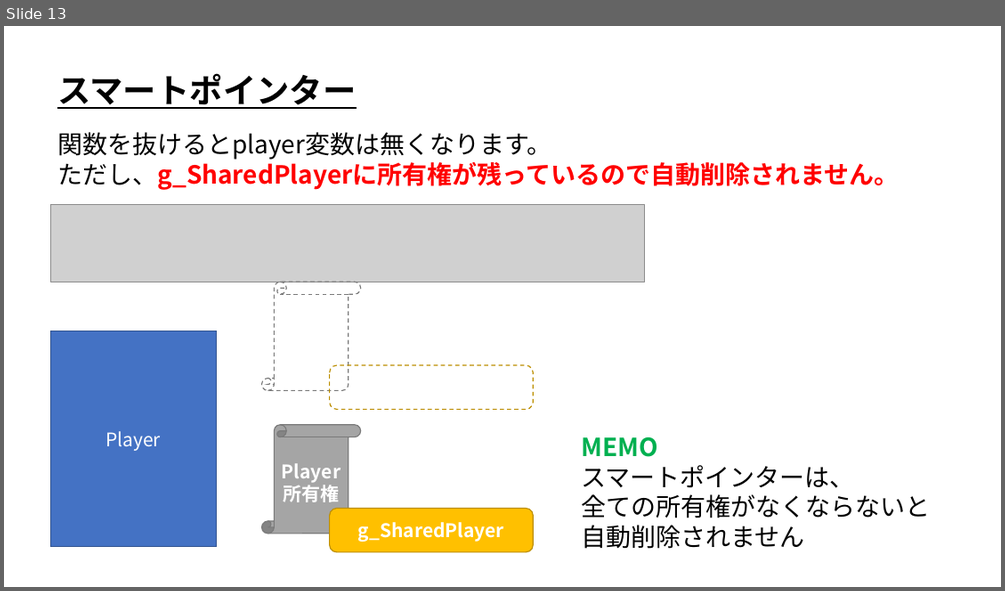
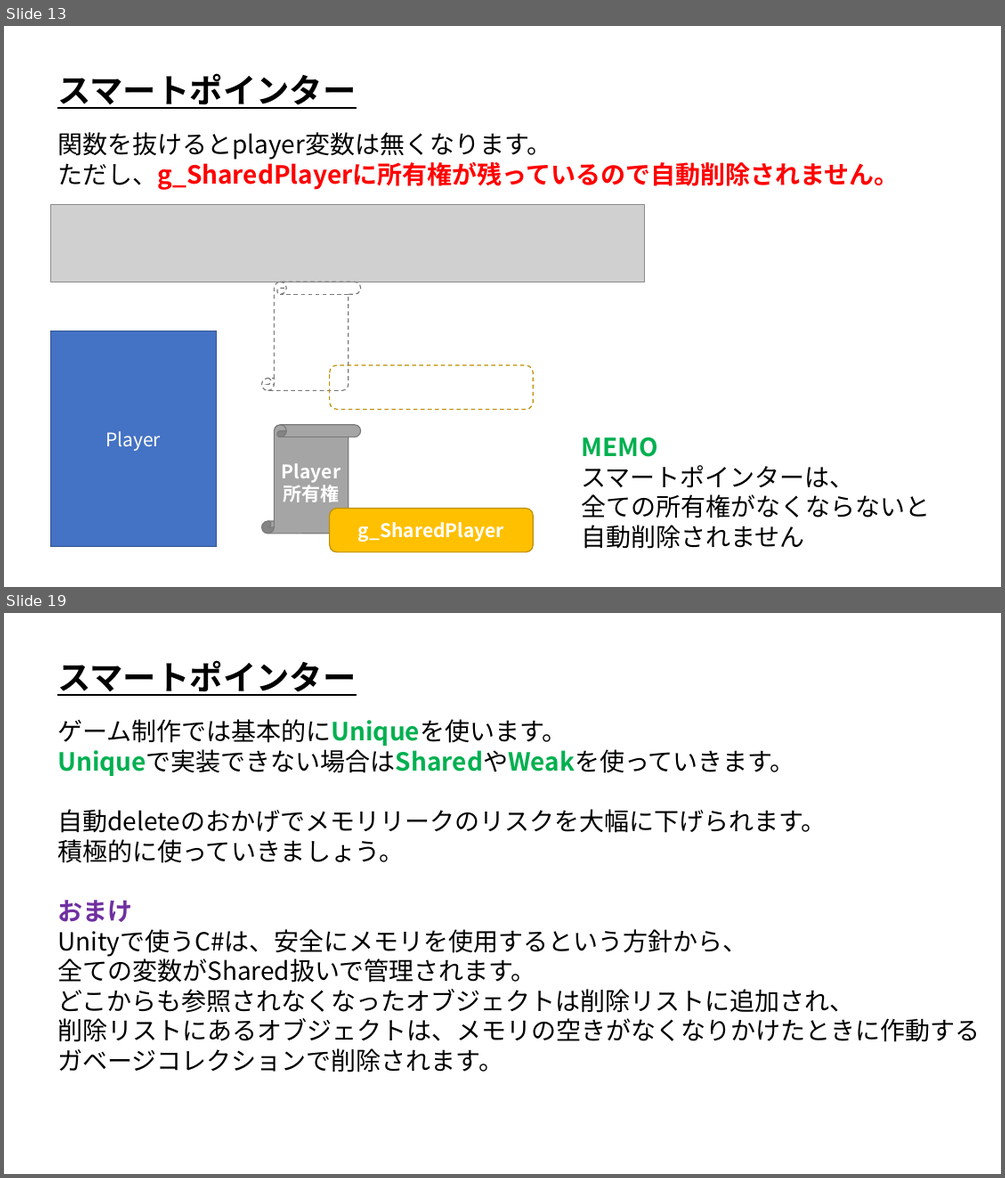
Before and after one commit to ArakiYusuke-Ohara/Textbook, a slide deck: ゲーム科1年/01_後期/プログラミングⅢ/23_スマートポインタ.pptx. Shown one above the other, each under a label of ours: slide 13 before the commit, slides 13 and 19 after it; the slides between them are not shown. The pictures are 1005x591 and 1005x1178 pixels, drawn with LibreOffice and Linux fonts; fonts in the diff are those of the drawing; grey boxes stand for pictures. Boxes give left, top, right and bottom in pixels: in the first picture for what was removed or moved away, otherwise in the second. Text is boxed around its words. In the diff, an @@ line names an element or a change of style, - is before the commit and + after.

Commit message:
スマートポインタ完成

```diff
--- a/ゲーム科1年/01_後期/プログラミングⅢ/23_スマートポインタ.pptx
+++ b/ゲーム科1年/01_後期/プログラミングⅢ/23_スマートポインタ.pptx
@@ slide 19 added at box(4, 613, 1001, 1174), background #FFFFFF @@
@@ text added at box(57, 660, 356, 696), 32 pt, text #000000, bold, underline @@
+スマートポインター
@@ text added at box(57, 719, 979, 1072), 24 pt, text #000000 @@
+ゲーム制作では基本的にUniqueを使います。
+Uniqueで実装できない場合はSharedやWeakを使っていきます。
+自動deleteのおかげでメモリリークのリスクを大幅に下げられます。
+積極的に使っていきましょう。
+おまけ
+Unityで使うC#は、安全にメモリを使用するという方針から、
+全ての変数がShared扱いで管理されます。
+どこからも参照されなくなったオブジェクトは削除リストに追加され、
+削除リストにあるオブジェクトは、メモリの空きがなくなりかけたときに作動する
+ガベージコレクションで削除されます。
```
Also in this commit, not shown: 5 other slides added, 1 other file.
